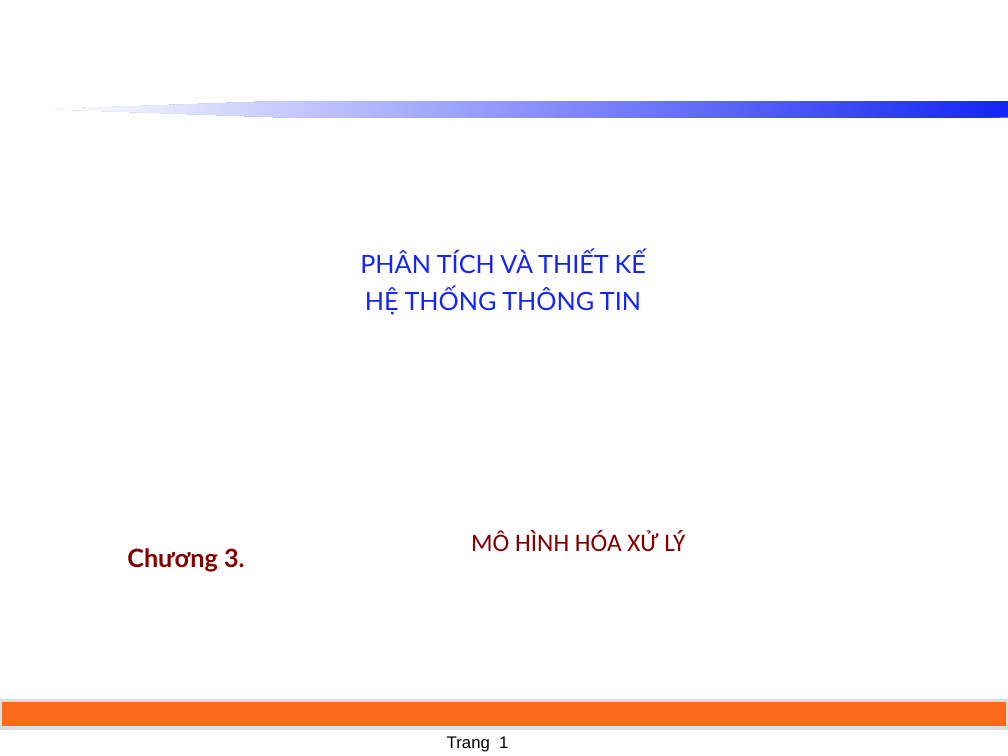
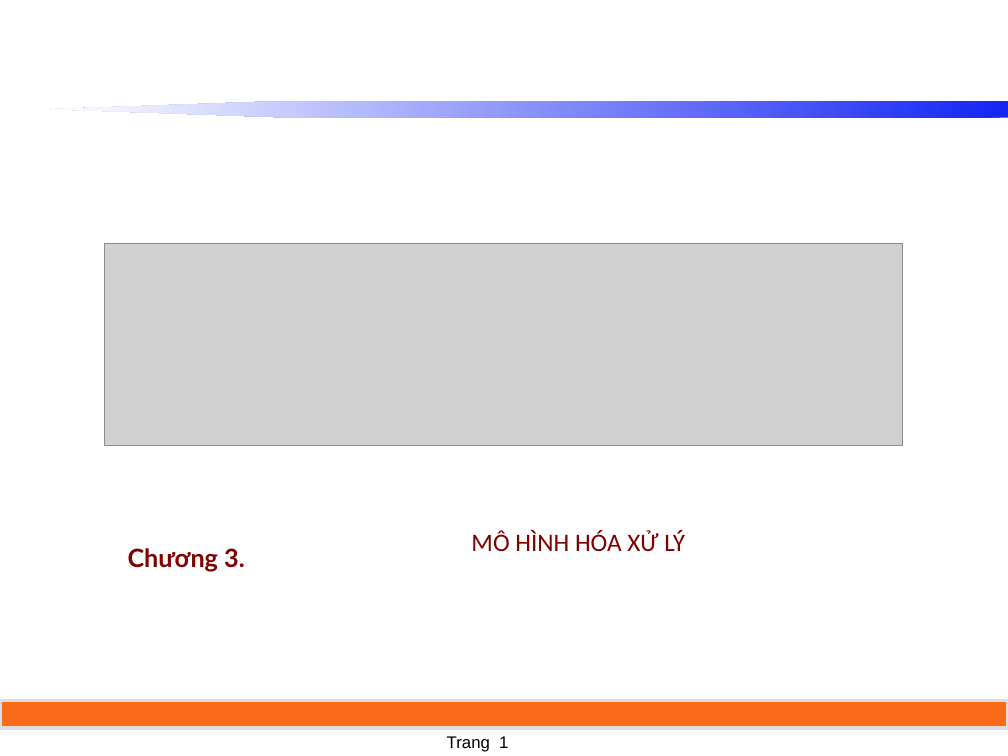
Before and after one commit to daomtthuan/do-an, a slide deck: slide 1 of document/guide/Mo hinh DFD.ppt. Drawn at 1008x756 pixels with LibreOffice and Linux fonts; fonts in the diff are those of the drawing; grey boxes stand for pictures. Boxes give left, top, right and bottom in pixels: in the first picture for what was removed or moved away, otherwise in the second. Text is boxed around its words. In the diff, an @@ line names an element or a change of style, - is before the commit and + after.

```diff
--- a/document/guide/Mo hinh DFD.ppt
+++ b/document/guide/Mo hinh DFD.ppt
@@ picture added at [104,244,902,446] @@
@@ text removed at [360,252,646,315] @@
-PHÂN TÍCH VÀ THIẾT KẾ
-HỆ THỐNG THÔNG TIN
```
Also in this commit, not shown: 4 other slides changed, 1 other file.
